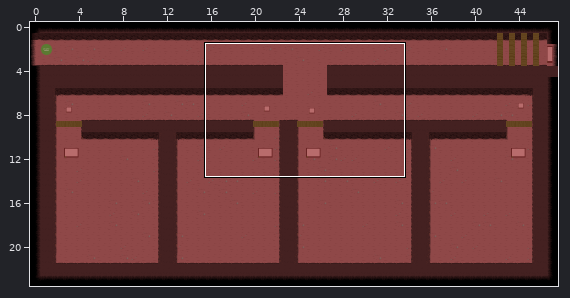
Tiled map -- assets/tilemaps/level 1.4.tmx. Above: a wide view before the commit, with the close-up outlined.
Close-up. First the earlier version:
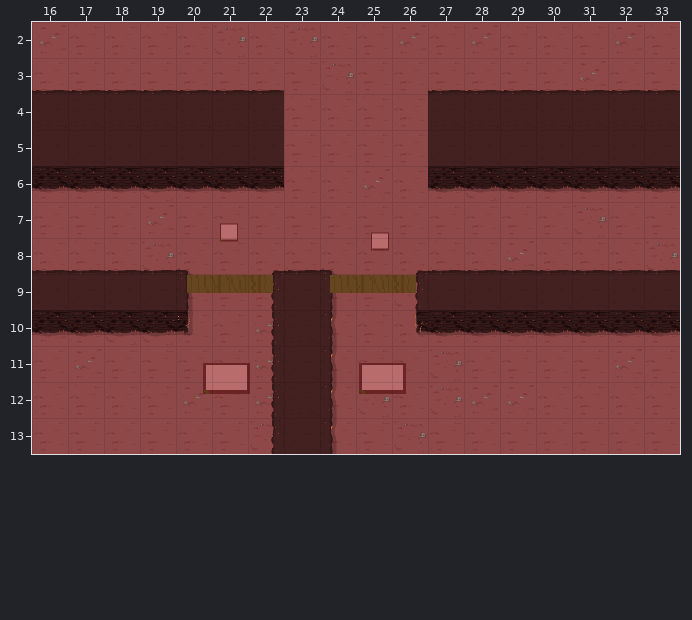
Cells are 64x64 px. Shown: x 16..33, y 2..13. The commit also changed other parts of the map, which this record leaves out.
Now the later version:
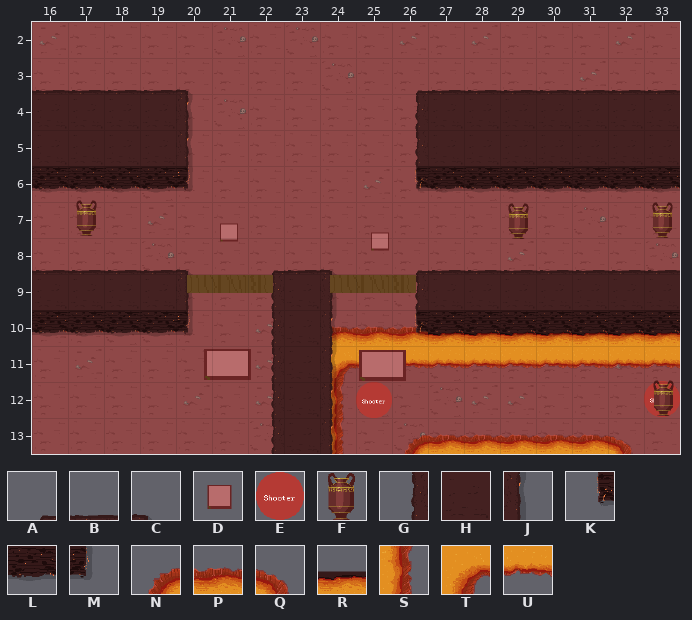
Key: from "tiles 1": A 0, B 1, C 3, D 4, E 6, F 17, G 20, H 21, J 22, K 40, L 41, M 42, N 60, P 61, Q 62, R 64, S 72, T 76, U 81.
_ is an empty cell.
Objects are placed by their top-left corner, in cells (3,4 is the top-left corner of cell 3,4); size is 1x1 cell unless given.
Changes in this commit:
Layer "1":
Tile A is added in row 3 at x 26.
Tile C replaces tile B in row 3 at x 20.
Tile G is added in rows 4 to 5 at x 26.
Tile J replaces tile H in rows 4 to 5 at x 20.
Tile K is added in row 6 at x 26.
Tile M replaces tile L in row 6 at x 20.
Tile N is added in row 13 at x 26.
Tile P replaces tile J in row 10 at x 24.
Tile P replaces tile K in row 10 at x 26.
Tile P is added in row 10 at x 25; in row 13 at x 27 to 31.
Tile Q is added in row 13 at x 32.
Tile R replaces tile L in row 10 at x 27 to 33.
Tile S replaces tile J in rows 12 to 13 at x 24.
Tile T replaces tile J in row 11 at x 24.
Tile U is added in row 11 at x 25 to 33.
The author cleared tile B in row 3 at x 21 to 22.
The author cleared tile H in rows 4 to 5 at x 21 to 22.
The author cleared tile L in row 6 at x 21 to 22.
Layer "2":
Tile J is added in rows 10 to 13 at x 24.
Tile K is added in row 10 at x 26.
Tile L is added in row 10 at x 27 to 33.
Layer "enemies":
A new object: E "enemy_3" at 33,12.
A new object: E "enemy_3" at 25,12.
Layer "interact":
Object D "button" at 20,11 size 2.6x1.7 becomes D "button" at 20,10.6 size 2.6x1.7.
Object D "button" at 24.4,11 size 2.6x1.7 becomes D "button" at 24.4,10.7 size 2.6x1.7.
A new object: F "vase" at 17,7.
A new object: F "vase" at 33,7.
A new object: F "vase" at 29,7.
A new object: F "vase" at 33.1,11.9.
